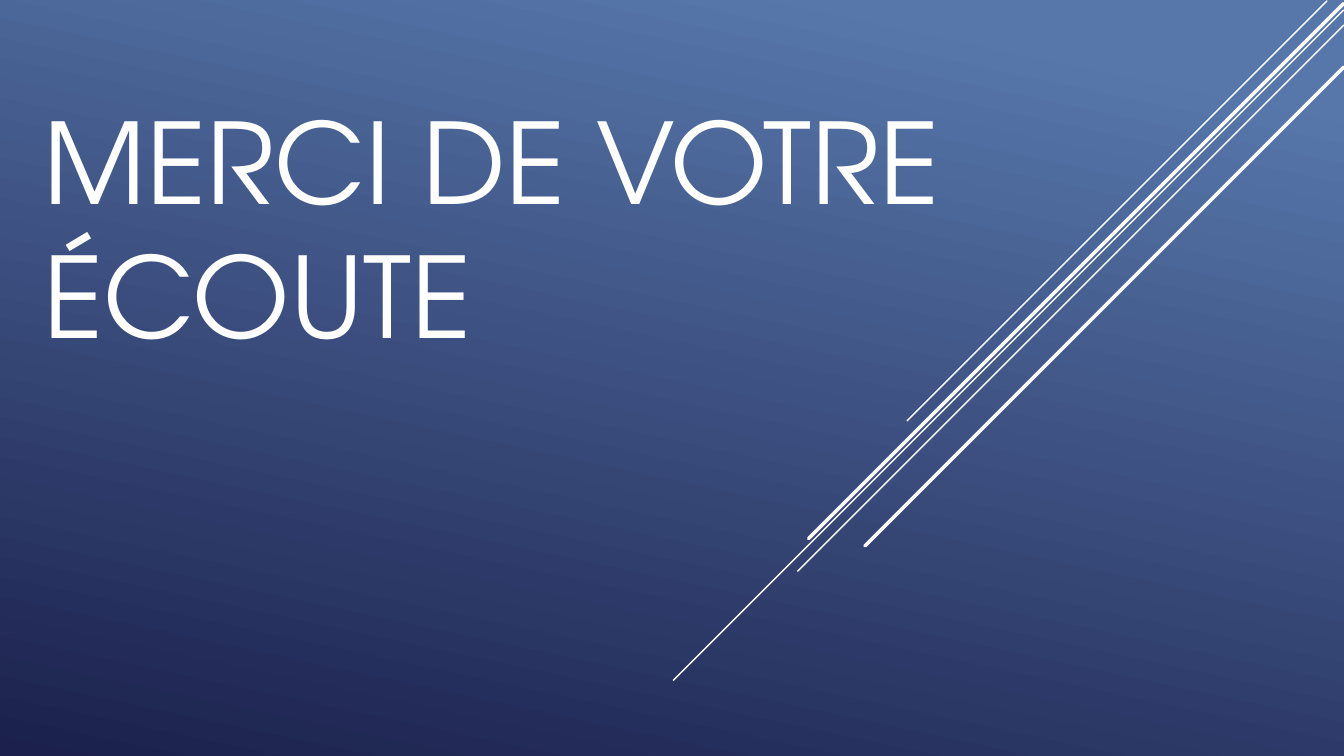
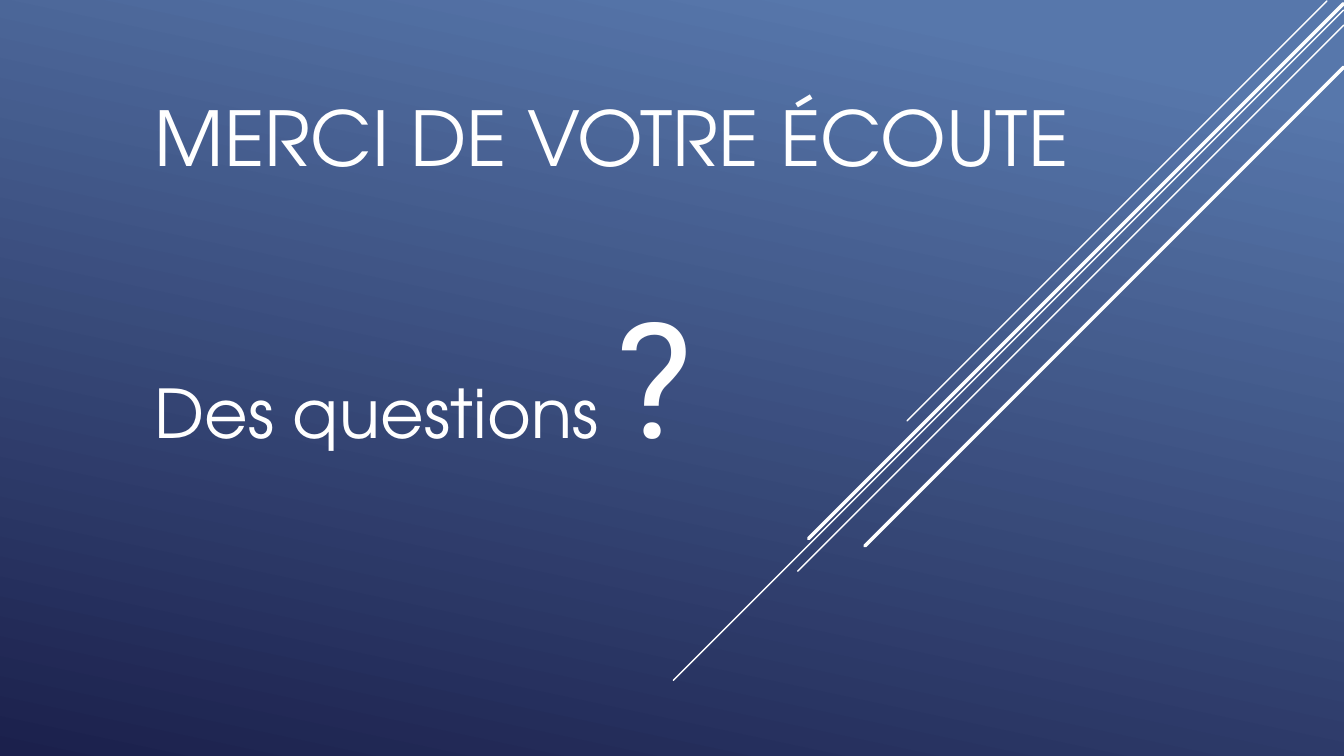
Before and after one commit to QuentinKrg/M214-Ethernet, a slide deck: slide 33 of Module 214 - Fabrication_Ethernet.pptx. Drawn at 1344x756 pixels with LibreOffice and Linux fonts; fonts in the diff are those of the drawing. Boxes give left, top, right and bottom in pixels: in the first picture for what was removed or moved away, otherwise in the second. Text is boxed around its words. In the diff, an @@ line names an element or a change of style, - is before the commit and + after.

```diff
--- a/Module 214 - Fabrication_Ethernet.pptx
+++ b/Module 214 - Fabrication_Ethernet.pptx
@@ title "MERCI DE VOTRE ÉCOUTE" moved from (x1=44, y1=120, x2=940, y2=340) to (x1=155, y1=94, x2=1068, y2=167) @@
@@ title "MERCI DE VOTRE ÉCOUTE" at (x1=155, y1=94, x2=1068, y2=167): size 80 to 54 pt; vertical alignment bottom to middle @@
@@ text added at (x1=155, y1=388, x2=598, y2=451), 48 pt, text #FFFFFF @@
+Des questions ?
```
Also in this commit, not shown: 1 other slide changed, 3 slides added, 4 slides removed, 1 other file.
